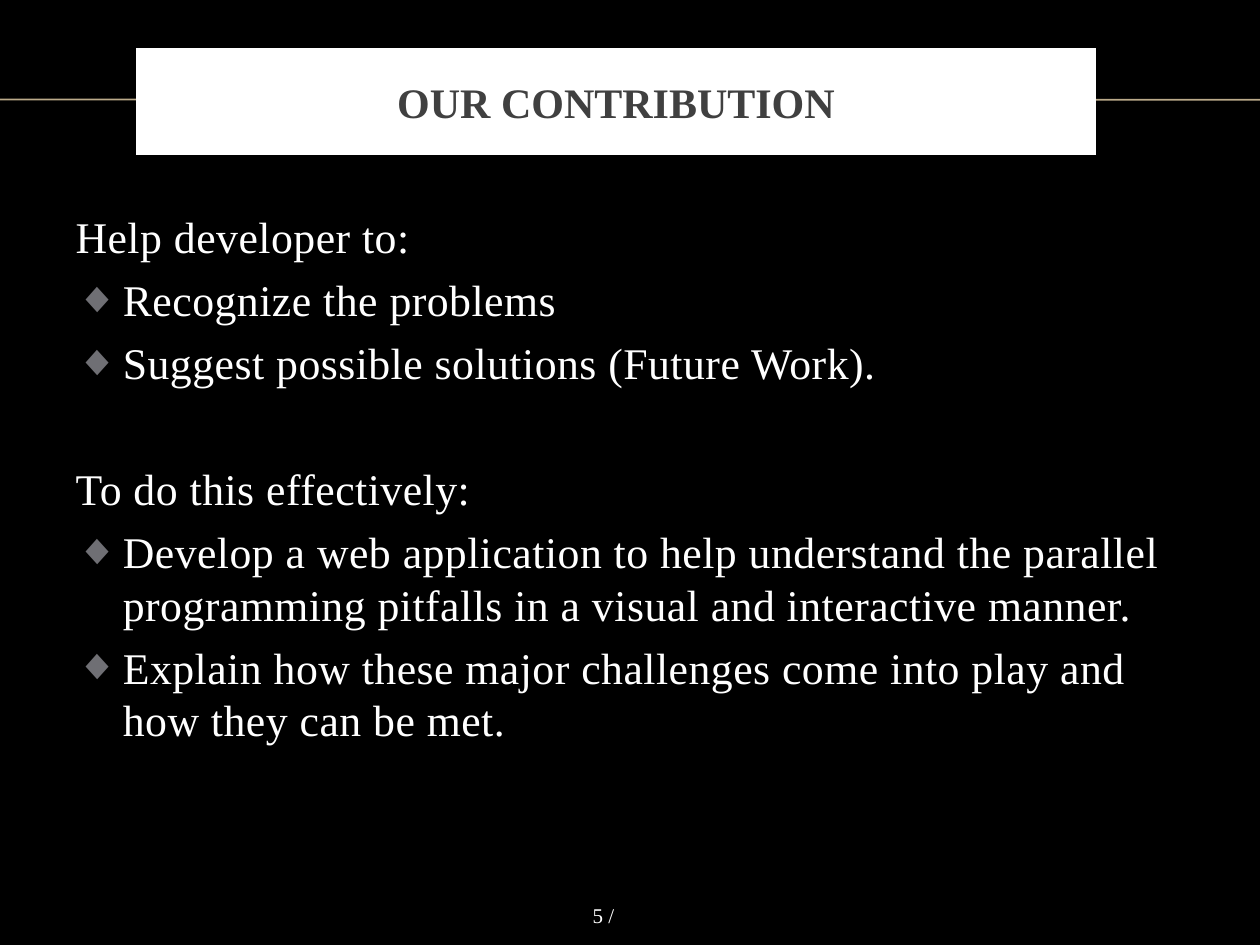
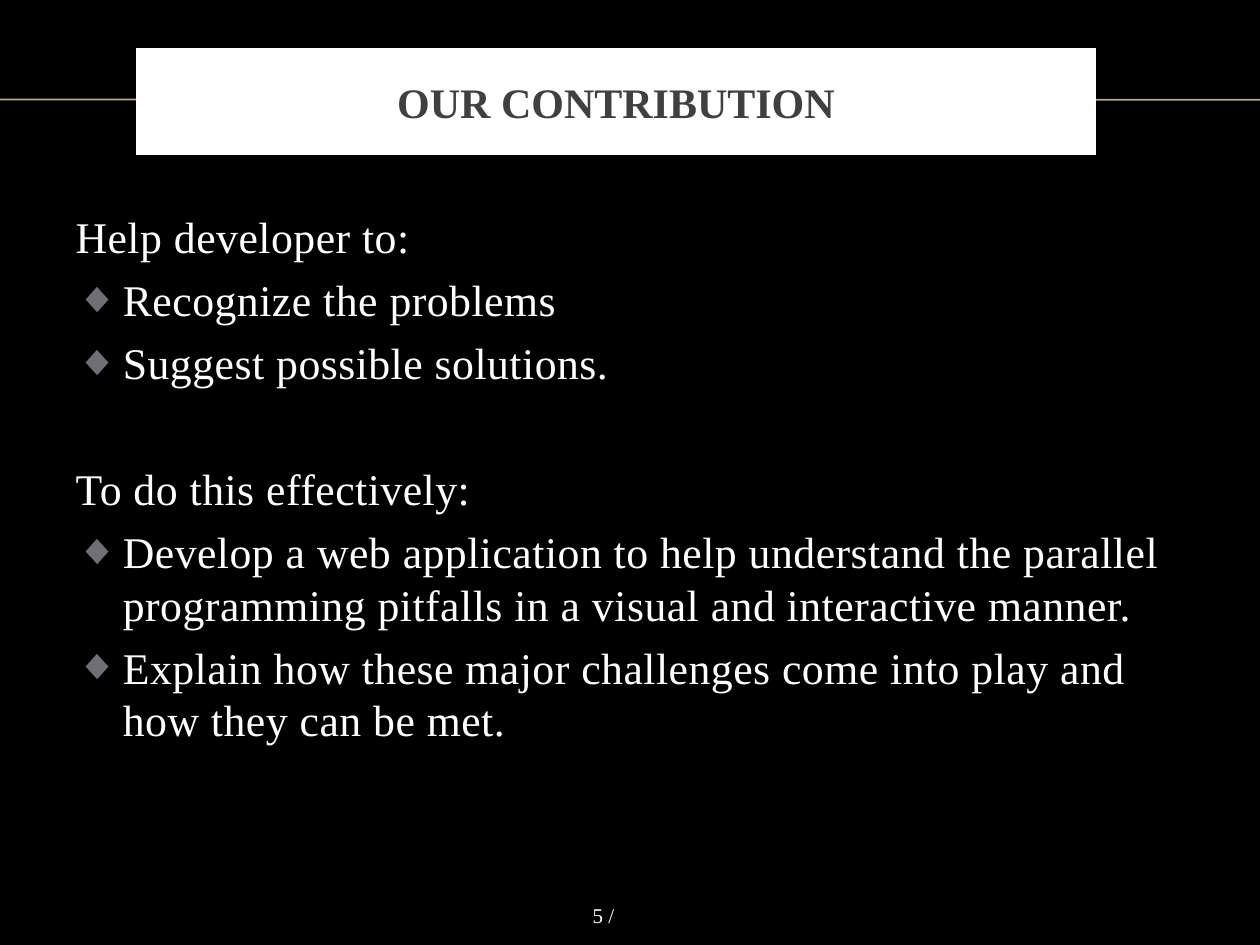
Before and after one commit to vong-srey/Paravantage, a slide deck: slide 5 of Presentation.pptx. Drawn at 1260x945 pixels with LibreOffice and Linux fonts; fonts in the diff are those of the drawing; background and template pictures are left out. Boxes give left, top, right and bottom in pixels: in the first picture for what was removed or moved away, otherwise in the second. Text is boxed around its words. In the diff, an @@ line names an element or a change of style, - is before the commit and + after.

```diff
--- a/Presentation.pptx
+++ b/Presentation.pptx
@@ text at bbox=[123, 348, 608, 388]: text changed @@
-◆ Suggest possible solutions (Future Work).
+◆ Suggest possible solutions.
```
Also in this commit, not shown: 5 other slides changed, 1 slide added, 2 slides removed.
